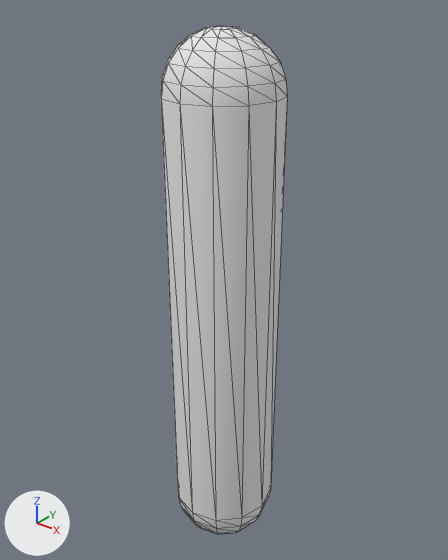
The OBJ model Engine/data/Models/Capsule.obj: old version first, new version second.
Camera for both pictures: a 50 mm lens placed at (6.25, -7.79, 10.62), pointed at (-0.18, 0.25, 5.64). Arrows for +X, +Y and +Z are at lower left; the lights stay in place. Mesh edges are drawn as thin lines. Where no turn or scale is listed for an object, it has been applied to the vertices.

The first picture shows 'Capsule'.
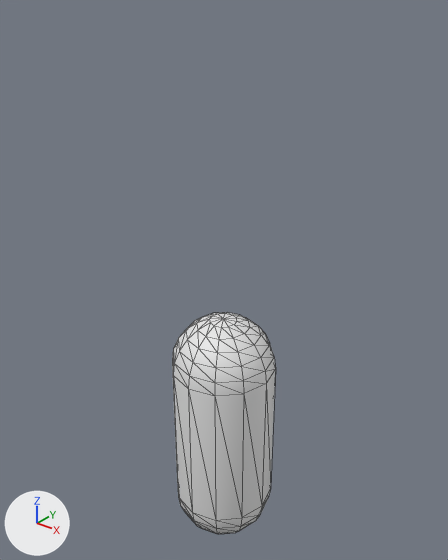
What the commit changed:
me_capsule has 146 vertices, 288 faces and spans x -1.0..1.0, y -1.0..1.0, z 0.0..10.0.
me_capsule is used by ob_capsule; location (0.0, 0.0, 0.0).
me_capsule part 1: all 73 vertices in x -1.0..1.0, y -1.0..1.0, z 9.0..10.0 are moved by (0.0, 0.0, -5.0).

Boxes [x1, y1, x2, y2] around the edits, measured in the pictures (448 x 560 px; the box of a moved part takes in the faces that stretch with it):
'Capsule', reshaped (17% narrower, 56% shorter): before [161, 25, 287, 534]; after [172, 312, 276, 534]
part 1 of me_capsule, moved or reshaped: before [161, 25, 287, 520]; after [172, 312, 276, 520]
